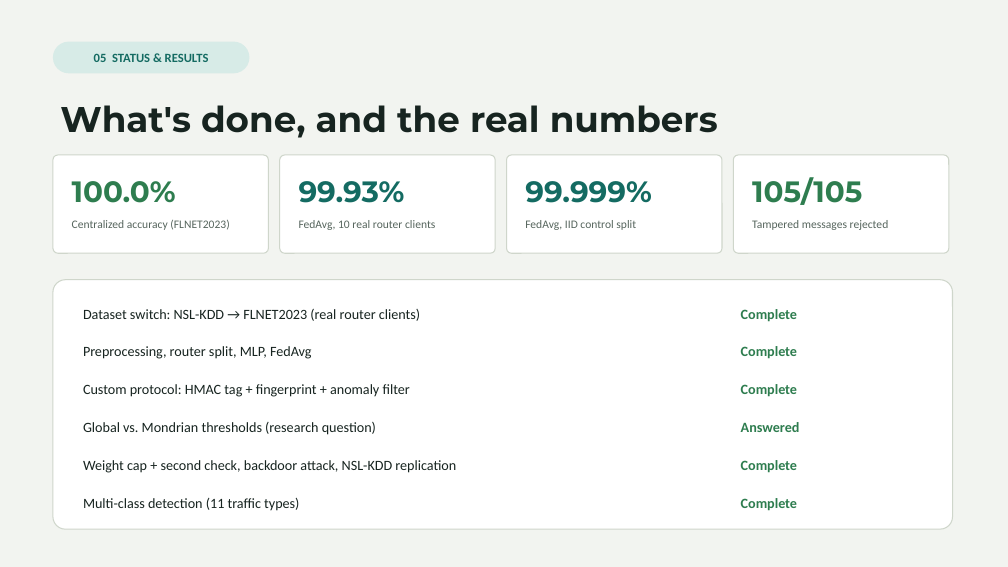
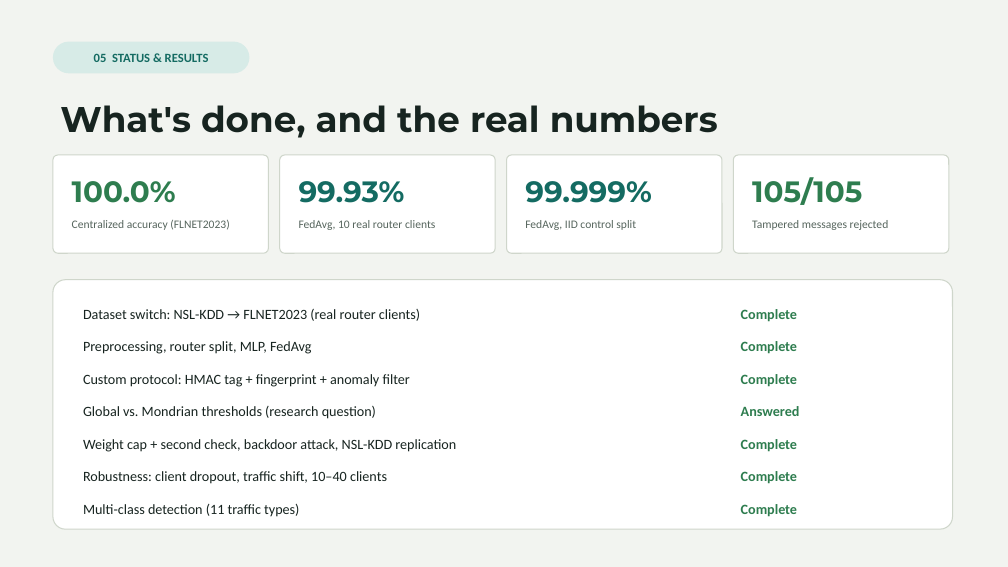
Before and after one commit to Vinudharshini18/Krypsis-A-network-intrusion-detection-system, a slide deck: slide 6 of presentation/Krypsis_Presentation.pptx. Drawn at 1008x567 pixels with LibreOffice and Linux fonts; fonts in the diff are those of the drawing. Boxes give left, top, right and bottom in pixels: in the first picture for what was removed or moved away, otherwise in the second. Text is boxed around its words. In the diff, an @@ line names an element or a change of style, - is before the commit and + after.

Commit message:
Slides: add robustness slide and status row
Adds an 11th slide (dropout figure plus dropout, traffic-shift and scalability cards) and a robustness row on the status slide.

```diff
--- a/presentation/Krypsis_Presentation.pptx
+++ b/presentation/Krypsis_Presentation.pptx
@@ text "Preprocessing, router split, MLP, FedAvg": place and size @@
-text "Preprocessing, router split, MLP, FedAvg" at (83,346,311,359)
+text "Preprocessing, router split, MLP, FedAvg" at (83,341,311,354)
@@ text "Complete": place and size @@
-text "Complete" at (741,346,797,359)
+text "Complete" at (741,341,797,354)
@@ text "Custom protocol: HMAC tag + ...": place and size @@
-text "Custom protocol: HMAC tag + ..." at (83,384,410,397)
+text "Custom protocol: HMAC tag + ..." at (83,374,410,387)
@@ text "Complete": place and size @@
-text "Complete" at (741,384,797,397)
+text "Complete" at (741,374,797,387)
@@ text "Global vs. Mondrian thresholds (research ...": place and size @@
-text "Global vs. Mondrian thresholds (research ..." at (83,422,376,435)
+text "Global vs. Mondrian thresholds (research ..." at (83,406,376,419)
@@ text "Answered": place and size @@
-text "Answered" at (741,422,800,432)
+text "Answered" at (741,406,800,416)
@@ text "Weight cap + second check, ...": place and size @@
-text "Weight cap + second check, ..." at (83,460,456,473)
+text "Weight cap + second check, ..." at (83,439,456,452)
@@ text "Complete": place and size @@
-text "Complete" at (741,460,797,473)
+text "Complete" at (741,439,797,452)
@@ text added at (83,471,387,484), 13.5 pt, text #172420 @@
+Robustness: client dropout, traffic shift, 10–40 clients
@@ text "Complete": place and size @@
-text "Complete" at (741,498,797,511)
+text "Complete" at (741,471,797,484)
@@ text "Multi-class detection (11 traffic types)": place and size @@
-text "Multi-class detection (11 traffic types)" at (83,498,299,511)
+text "Multi-class detection (11 traffic types)" at (83,504,299,517)
@@ text added at (741,504,797,517), 13.5 pt, text #2E7D4F, bold @@
+Complete
```
Also in this commit, not shown: 2 other slides changed, 1 slide added, 1 other file.
